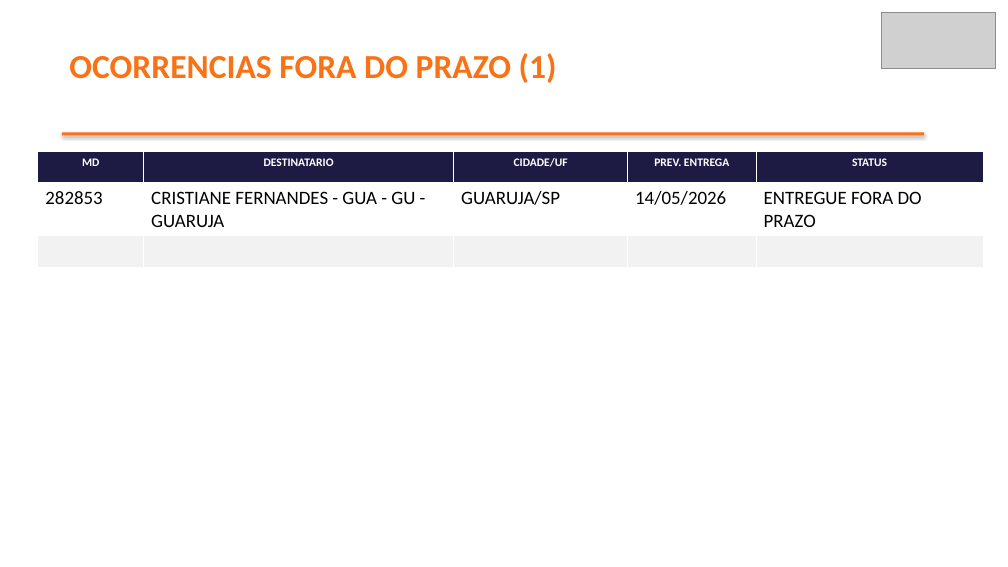
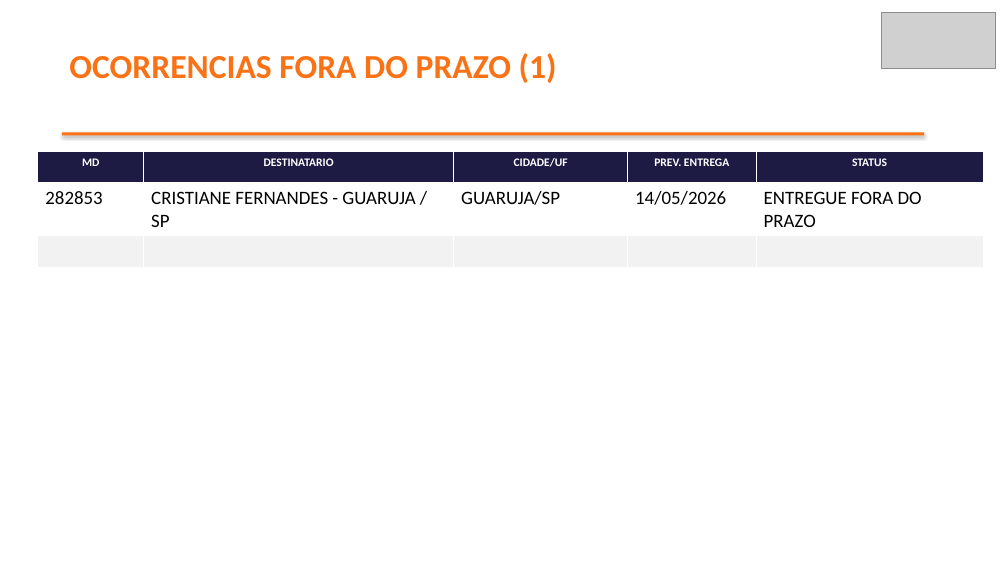
Before and after one commit to brendaelicia-sketch/PortoEX, a slide deck: slide 4 of pptx/maio_2026/FRETE_CLICK.pptx. Drawn at 1008x567 pixels with LibreOffice and Linux fonts; fonts in the diff are those of the drawing; grey boxes stand for pictures. Boxes give left, top, right and bottom in pixels: in the first picture for what was removed or moved away, otherwise in the second. Text is boxed around its words. In the diff, an @@ line names an element or a change of style, - is before the commit and + after.

```diff
--- a/pptx/maio_2026/FRETE_CLICK.pptx
+++ b/pptx/maio_2026/FRETE_CLICK.pptx
@@ table at <box>38,151,983,247</box> @@
-row 2, column 2: CRISTIANE FERNANDES - GUA - GU - GUARUJA
+row 2, column 2: CRISTIANE FERNANDES - GUARUJA / SP
```
Also in this commit, not shown: 3 other slides changed, 1 slide added, 1 slide removed.
